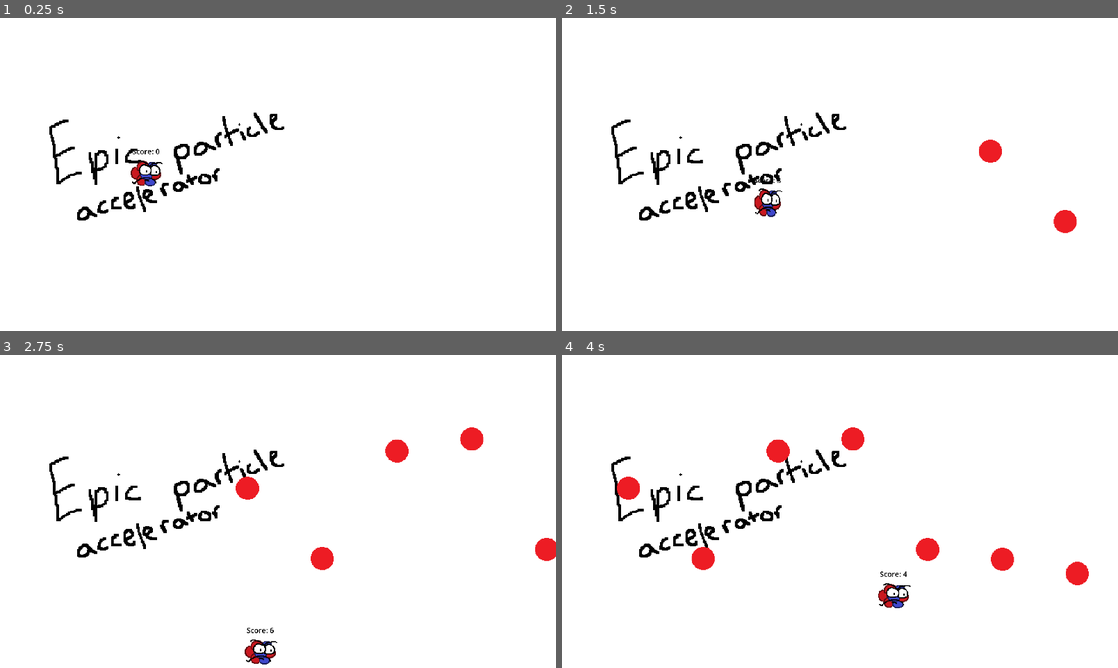
Above: before the commit, frames 1-4 (two rows, left to right).
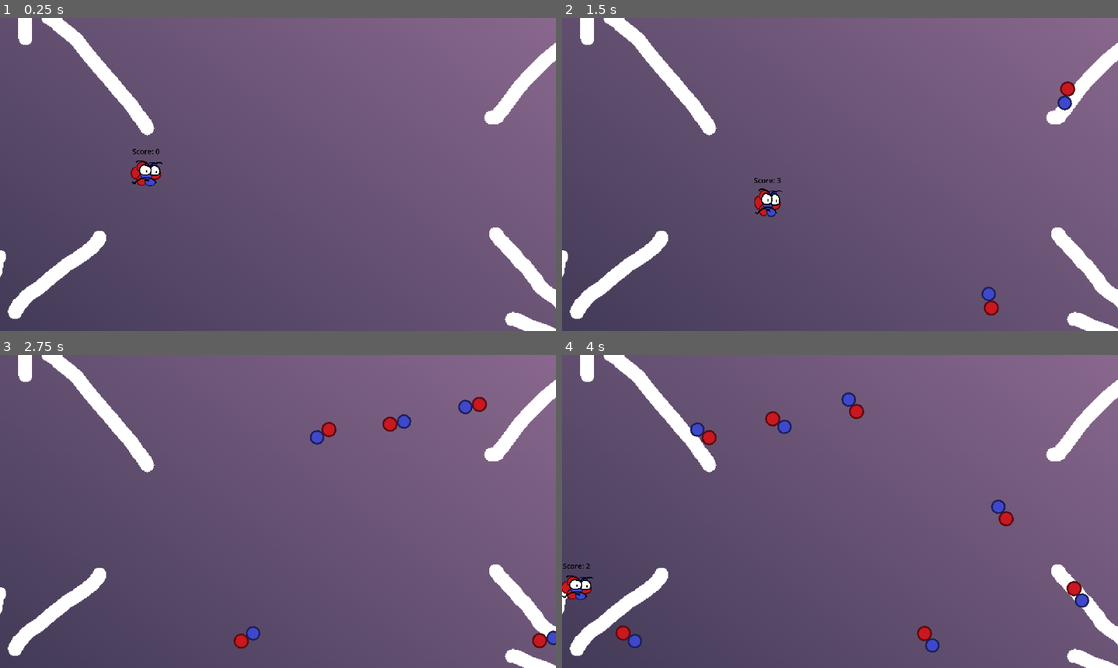
Above: after the commit, the same moments.

Repository: Quill-x/Atom
Game: Godot game, scene res://scenes/Level.tscn
The game is run twice, just before and just after one commit, with the same random seed, the same clock (stepped at 60 frames per second) and the same inputs.
Inputs:
- Up to frame 1 (0.25 s): no input
- Up to frame 2 (1.5 s): hold D (Right) 0.53-1.28 s; hold Shift (Slow) 0.53-1.28 s; hold S (Down) from 1.28 s (still down); tap Shift (Slow) at 1.35 s
- Up to frame 3 (2.75 s): release S (Down) at 2.03 s; hold D (Right) from 2.03 s (still down); hold Shift (Slow) from 2.03 s (still down)
- Up to frame 4 (4 s): release D (Right) at 2.78 s; release Shift (Slow) at 2.78 s; hold Up (Up) 2.78-3.53 s; tap Shift (Slow) at 2.85 s; hold A (Left) from 3.53 s (still down); hold Shift (Slow) from 3.53 s (still down)

The runs differ from the first frame. In frame 1, 95% of the frame differs, in the area x 0-100%, y 0-100%; in frame 2, 96%; in frame 3, 96%; in frame 4, 96%.

Commit message:
Added Dueteron Enemy and Extended Playfield

Diff:
--- a/project.godot
+++ b/project.godot
@@ -19,7 +19,6 @@
 
 window/size/viewport_width=1920
 window/size/viewport_height=1080
-window/size/mode=3
 window/stretch/mode="viewport"
 window/stretch/aspect="keep_height"
 
--- a/scenes/Level.tscn
+++ b/scenes/Level.tscn
@@ -22,7 +22,8 @@
 position = Vector2(-457, -17)
 
 [node name="StaticBody2D" type="StaticBody2D" parent="."]
-position = Vector2(-580, -325)
+position = Vector2(-856, -490)
+scale = Vector2(1.5, 1.5)
 
 [node name="CollisionShape2D" type="CollisionShape2D" parent="StaticBody2D"]
 position = Vector2(-433.5, 270)
@@ -42,11 +43,9 @@
 scale = Vector2(24.92, 1)
 shape = SubResource("RectangleShape2D_tpb66")
 
-[node name="Camera2D" type="Camera2D" parent="."]
-
 [node name="BlackBarsForFullScreen" type="Sprite2D" parent="."]
-position = Vector2(-1286, -55)
-scale = Vector2(4.68, 13.48)
+position = Vector2(-1923, -73)
+scale = Vector2(7.02, 20.22)
 texture = ExtResource("2_agv44")
 
 [node name="BlackBarsForFullScreen2" type="Sprite2D" parent="BlackBarsForFullScreen"]
@@ -64,3 +63,6 @@
 rotation = 1.5708
 scale = Vector2(0.347181, 6.34188)
 texture = ExtResource("2_agv44")
+
+[node name="Camera2D" type="Camera2D" parent="."]
+position_smoothing_enabled = true
--- /dev/null
+++ b/scenes/deuteron.gd
@@ -0,0 +1,26 @@
+extends CharacterBody2D
+class_name Deuteron
+
+const ROTATION_TIME = .05
+const SPEED = 500.0
+
+var rotation_timer = ROTATION_TIME
+
+func _ready():
+	position.x = 1012
+	position.y = RandomNumberGenerator.new().randf_range(-500, 500)
+
+func _physics_process(delta: float) -> void:
+	rotation_timer -= delta
+	velocity.x = -SPEED
+	move_and_slide()
+	if position.x <= -1200:
+		queue_free()
+	if rotation_timer <= 0:
+		rotation += deg_to_rad(22.5)
+		rotation_timer = ROTATION_TIME
+
+func _on_area_entered(area):
+	if area.get_parent() is Player:
+		print("test")
+		area.get_parent().get_hit(position)
--- /dev/null
+++ b/scenes/deuteron.tscn
@@ -0,0 +1,92 @@
+[gd_scene load_steps=10 format=3 uid="uid://bmm76w0vn7p5x"]
+
+[ext_resource type="Script" path="res://scenes/deuteron.gd" id="1_7cfuk"]
+[ext_resource type="Texture2D" uid="uid://b44jq3xhbwq20" path="res://images/deuteron.png" id="1_pek4p"]
+
+[sub_resource type="CircleShape2D" id="CircleShape2D_hsl2w"]
+radius = 10.5119
+
+[sub_resource type="CircleShape2D" id="CircleShape2D_oobay"]
+radius = 9.16667
+
+[sub_resource type="CircleShape2D" id="CircleShape2D_q3752"]
+radius = 25.02
+
+[sub_resource type="CircleShape2D" id="CircleShape2D_eqlmp"]
+radius = 23.0
+
+[sub_resource type="Animation" id="Animation_ov8ho"]
+resource_name = "spin"
+loop_mode = 1
+tracks/0/type = "value"
+tracks/0/imported = false
+tracks/0/enabled = true
+tracks/0/path = NodePath(".:rotation")
+tracks/0/interp = 1
+tracks/0/loop_wrap = true
+tracks/0/keys = {
+"times": PackedFloat32Array(0, 0.5, 1),
+"transitions": PackedFloat32Array(-1.8025, -1.8025, -1.8025),
+"update": 0,
+"values": [0.0, 3.14159, 6.28319]
+}
+
+[sub_resource type="Animation" id="Animation_ddau2"]
+length = 0.001
+tracks/0/type = "value"
+tracks/0/imported = false
+tracks/0/enabled = true
+tracks/0/path = NodePath(".:rotation")
+tracks/0/interp = 1
+tracks/0/loop_wrap = true
+tracks/0/keys = {
+"times": PackedFloat32Array(0),
+"transitions": PackedFloat32Array(1),
+"update": 0,
+"values": [0.0]
+}
+
+[sub_resource type="AnimationLibrary" id="AnimationLibrary_2e041"]
+_data = {
+"RESET": SubResource("Animation_ddau2"),
+"spin": SubResource("Animation_ov8ho")
+}
+
+[node name="Deuteron" type="CharacterBody2D"]
+rotation = 5.24892
+collision_layer = 0
+collision_mask = 0
+script = ExtResource("1_7cfuk")
+
+[node name="Sprite2D" type="Sprite2D" parent="."]
+scale = Vector2(2, 2)
+texture = ExtResource("1_pek4p")
+
+[node name="Area2D" type="Area2D" parent="."]
+scale = Vector2(2, 2)
+
+[node name="CollisionShape2D" type="CollisionShape2D" parent="Area2D"]
+position = Vector2(12, -0.5)
+shape = SubResource("CircleShape2D_hsl2w")
+
+[node name="CollisionShape2D2" type="CollisionShape2D" parent="Area2D"]
+position = Vector2(-12.5, -2)
+scale = Vector2(1.2, 1.24)
+shape = SubResource("CircleShape2D_oobay")
+
+[node name="CollisionShape2D" type="CollisionShape2D" parent="."]
+position = Vector2(-25, -4)
+scale = Vector2(1, 1)
+shape = SubResource("CircleShape2D_q3752")
+
+[node name="CollisionShape2D2" type="CollisionShape2D" parent="."]
+position = Vector2(24, -1)
+shape = SubResource("CircleShape2D_eqlmp")
+
+[node name="AnimationPlayer" type="AnimationPlayer" parent="."]
+reset_on_save = false
+libraries = {
+"": SubResource("AnimationLibrary_2e041")
+}
+
+[connection signal="area_entered" from="Area2D" to="." method="_on_area_entered"]
--- a/scenes/level.gd
+++ b/scenes/level.gd
@@ -3,7 +3,7 @@
 const ENEMY_SPAWN_TIMER = .5
 
 
-var scene = preload("res://scenes/placeholder_enemy.tscn")
+var scene = preload("res://scenes/deuteron.tscn")
 var instance = scene.instantiate()
 
 var spawn_timer = ENEMY_SPAWN_TIMER
Binary file added: images/deuteron.png
Not shown, added: images/deuteron.png.import
Binary file changed: images/epicPlaceholderBackground.png
